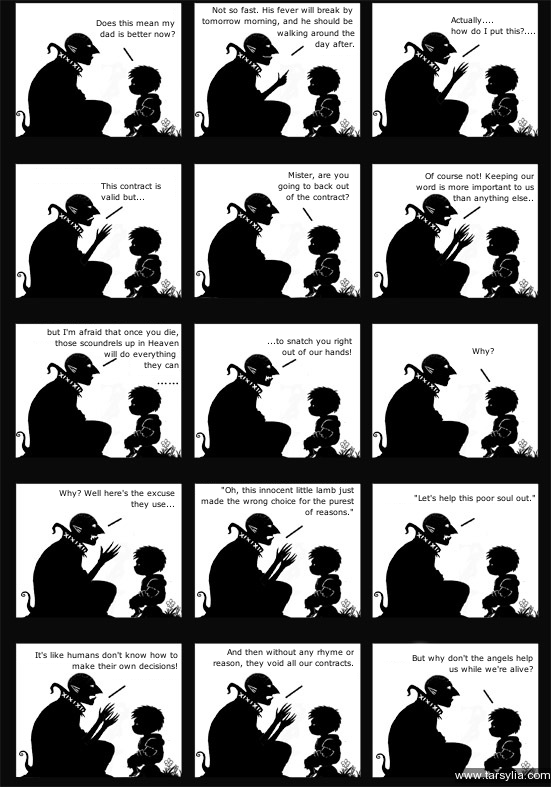
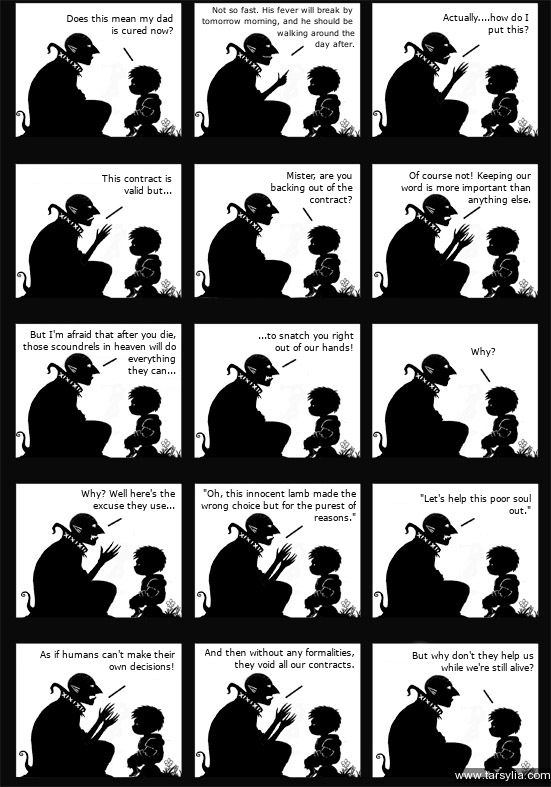
Two versions of the same layered image (551×787). Layer-by-layer changes:
renamed "Does this mean my dad is bette..." to "Does this mean my dad is cured...", painted on it over [67, 14, 175, 38]
renamed "Actually.... ..." to "Actually....how do I put this?", painted on it over [443, 13, 535, 36]
painted on "This contract is valid but..." over [101, 174, 172, 201]
renamed "Mister, are you going to back ..." to "Mister, are you backing out of...", painted on it over [271, 172, 353, 203]
painted on "Of course not! Keeping our wor..." over [401, 171, 534, 205]
renamed "but I'm afraid that once you d..." to "But I'm afraid that after you ...", painted on it over [23, 328, 179, 376]
painted on "...to snatch you right out of ..." over [259, 331, 354, 356]
painted on "Why?" over [471, 347, 496, 357]
painted on "Why? Well here's the excuse th..." over [59, 489, 175, 511]
renamed "'Oh, this innocent little lamb..." to "'Oh, this innocent lamb made t...", painted on it over [201, 486, 356, 521]
painted on "'Let's help this poor soul out..." over [414, 494, 535, 514]
renamed "It's like humans don't know ho..." to "As if humans can't make their ...", painted on it over [35, 650, 178, 670]
renamed "And then without any rhyme or ..." to "And then without any formaliti...", painted on it over [205, 648, 354, 670]
renamed "But why don't the angels help ..." to "But why don't they help us whi...", painted on it over [412, 651, 534, 673]
painted on "tales-of-tarsylia-chapter02-qiyue-02.jpg" over [155, 380, 181, 387]
